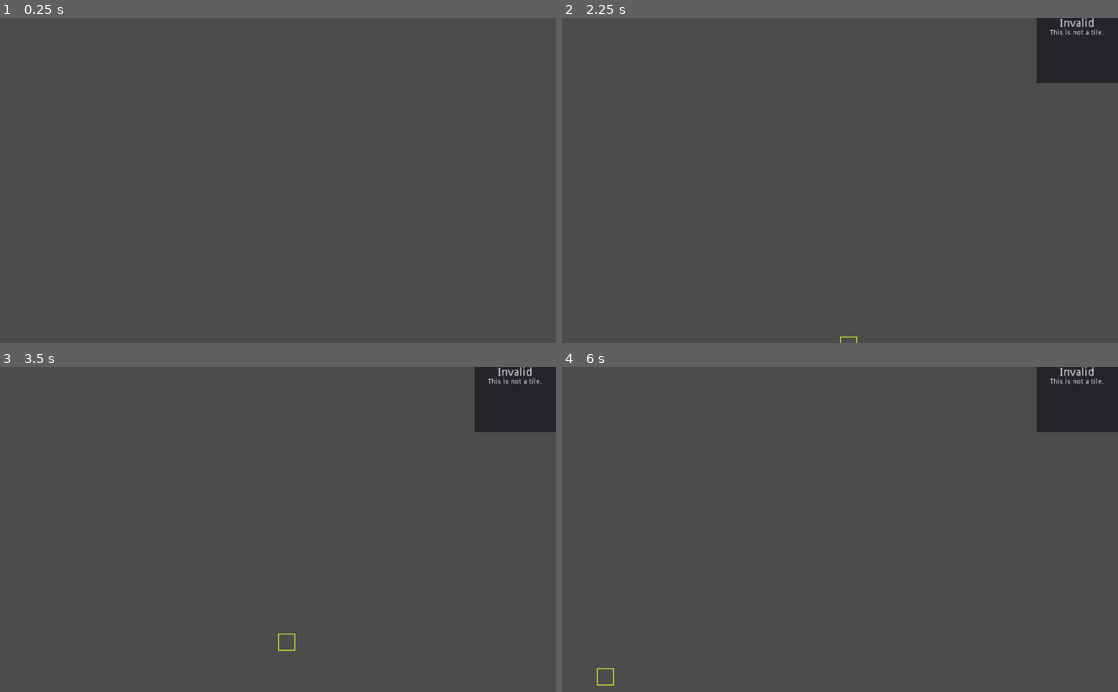
Above: before the commit, frames 1-4 (two rows, left to right).
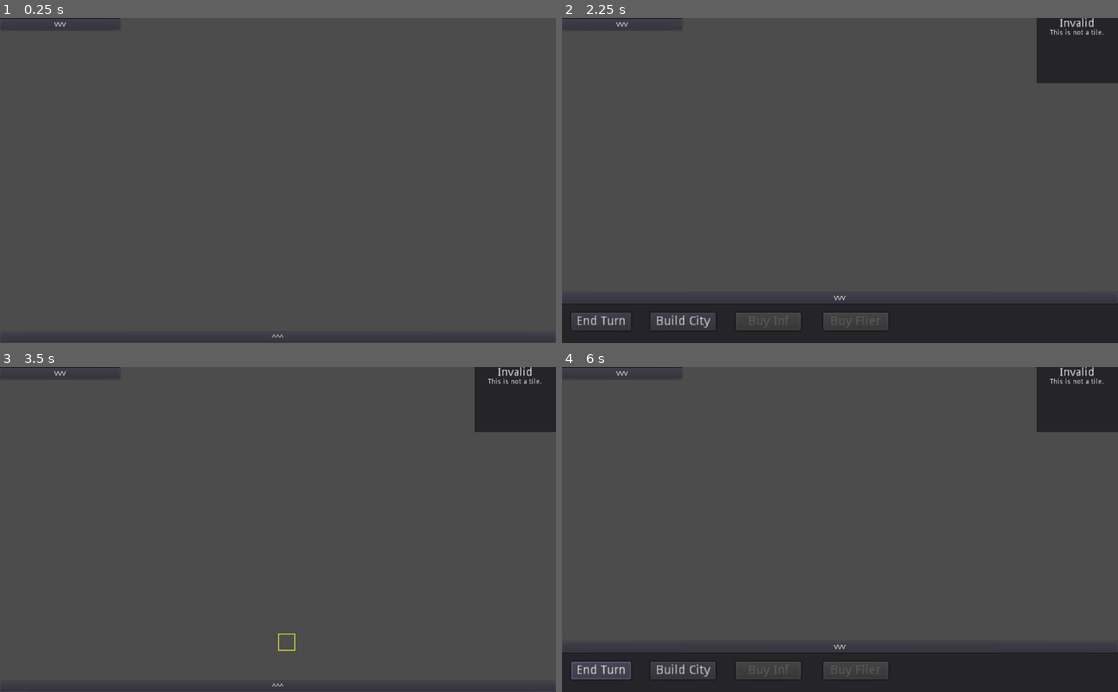
Above: after the commit, the same moments.

Repository: Nore5515/literate-barnacle
Game: Godot game, scene res://Scenes/Main.tscn
Same seed, same stepped clock (60 frames per second), same inputs: the game is played once before the commit and once after it.
Inputs (mouse positions are in pixels of both pictures, inside the frame that each line leads up to):
- Up to frame 1 (0.25 s): no input
- Up to frame 2 (2.25 s): click (623, 24) at 0.5 s, where only the run after the commit has a clickable "vvv"; click (623, 89) at 1.25 s, where only the run after the commit has a clickable "^^^"; click (840, 336) at 2 s, where only the run after the commit has a clickable "^^^"
- Up to frame 3 (3.5 s): click (278, 646) at 2.75 s, where only the run after the commit has a clickable "vvv"
- Up to frame 4 (6 s): click (623, 373) at 3.5 s, where only the run after the commit has a clickable "vvv"; click (623, 438) at 4.25 s, where only the run after the commit has a clickable "^^^"; click (840, 685) at 5 s, where only the run after the commit has a clickable "^^^"; click (600, 669) at 5.75 s, where only the run after the commit has a clickable "End Turn"

The runs differ from the first frame. In frame 1, 0.4% of the frame differs, in the area x 0-100%, y 0-100%; in frame 2, 10%; in frame 3, 0.4%; in frame 4, 10%.

Commit message:
closed #3
Got city building, economy and a turn timer added. Cities are a little wonky atm, but should be functional enough.

Diff:
--- a/Scenes/CanvasLayer.gd
+++ b/Scenes/CanvasLayer.gd
@@ -1,7 +1,8 @@
 extends CanvasLayer
 
 
-
+var econPanelHidden = true
+var controlPanelHidden = false
 
 
 func updateDetails(title, desc):
@@ -9,3 +10,76 @@
 		$DetailPanel.visible = true
 	$DetailPanel/TileName.text = title
 	$DetailPanel/TileDetails.text = desc
+
+
+
+
+### ECON ###
+
+func _on_EconButton_pressed():
+	if econPanelHidden == true:
+		revealEcon()
+	else:
+		hideEcon()
+
+func revealEcon():
+	updateEconDetails()
+	econPanelHidden = false
+	$EconPanel.rect_position.y = 0
+	$EconPanel/EconButton.text = "^^^"
+
+func hideEcon():
+	econPanelHidden = true
+	$EconPanel.rect_position.y = -122
+	$EconPanel/EconButton.text = "vvv"
+
+
+func updateEconDetails():
+	var txt = ""
+	txt += "INCOME: +" + String(get_parent().income)
+	txt += "\nEXPENSES: -" + String(get_parent().expenses)
+	txt += "\nNET: " + String(get_parent().income - get_parent().expenses)
+	txt += "\n"
+	txt += "\nTREASURY: " + String(get_parent().treasury)
+	$EconPanel/EconDetails.text = txt
+
+
+
+### CONTROL ###
+
+
+func _on_ControlButton_pressed():
+	if controlPanelHidden == true:
+		revealControl()
+	else:
+		hideControl()
+
+
+func revealControl():
+	controlPanelHidden = false
+	$ControlPanel.rect_position.y = 580
+	$ControlPanel/ControlButton.text = "^^^"
+
+func hideControl():
+	controlPanelHidden = true
+	$ControlPanel.rect_position.y = 507
+	$ControlPanel/ControlButton.text = "vvv"
+
+
+func unitButtonToggle(setting):
+	if setting:
+		$ControlPanel/BuyFlierButton.disabled = false
+		$ControlPanel/BuyInfButton.disabled = false
+	else:
+		$ControlPanel/BuyFlierButton.disabled = true
+		$ControlPanel/BuyInfButton.disabled = true
+
+##############
+
+
+func _on_EndTurnButton_pressed():
+	get_parent().endTurn()
+
+
+func _on_BuildCityButton_pressed():
+	get_parent().buildCityPressed()
--- a/Scenes/Grid.gd
+++ b/Scenes/Grid.gd
@@ -2,7 +2,7 @@
 
 
 
-
+var selectedTileLoc
 
 
 
@@ -16,12 +16,50 @@
 	return get_cellv(gridLoc)
 
 
+func isCityLoc(loc):
+	if $ObjectGrid.get_cellv(loc) != -1:
+		return true
+	return false
+
+
+# GET LOC AT POS
+func getLocAtPos(pos):
+	return world_to_map(pos)
+
+
+func buildCity():
+	#print ("BUILDING CITY")
+	var highlight = get_parent().get_node("Highlight")
+	if highlight.visible:
+		#print ("yes")
+		if selectedTileLoc != null:
+			if validCityLocation(selectedTileLoc):
+				if $ObjectGrid.get_cellv(selectedTileLoc) == -1:
+					if get_parent().billTreasury(50):
+						$ObjectGrid.set_cellv(selectedTileLoc, 0)
+						get_parent().addCityByLoc(selectedTileLoc)
+
+
+func validCityLocation(loc):
+	if get_cellv(loc) == -1 || get_cellv(loc) == 1:
+		return false
+	return true
+
+
+func checkHighlightOnGrid(pos):
+	if get_cellv(world_to_map(pos)) != -1:
+		return true
+	return false
+
+
 func placeHighlightAtPos(pos):
+	#if checkHighlightOnGrid(pos):
 	var highlight = get_parent().get_node("Highlight")
 	if highlight.visible == false:
 		highlight.visible = true
 	var gridLoc = world_to_map(pos)
 	highlight.global_position = map_to_world(gridLoc)
+	selectedTileLoc = gridLoc
 
 
 func genTerrainInSquare(size):
@@ -138,11 +176,11 @@
 
 	# DOWN
 	if direction == 1:
-		print ("rolled down")
-		print ("Is ", tile, "'s y smaller than the max grid y, ", array.size()-1)
+		#print ("rolled down")
+		#sprint ("Is ", tile, "'s y smaller than the max grid y, ", array.size()-1)
 		if tile.y < array.size()-1:
 
-			print (array[tile.y+1][tile.x], " at ", tile.y+1, ",", tile.x, " becoming ", array[tile.y][tile.x])
+			#print (array[tile.y+1][tile.x], " at ", tile.y+1, ",", tile.x, " becoming ", array[tile.y][tile.x])
 
 			array[tile.y+1][tile.x] = array[tile.y][tile.x]
 		#else:
--- a/Scenes/Main.gd
+++ b/Scenes/Main.gd
@@ -2,21 +2,93 @@
 
 
 
+var income = 10
+var expenses = 0
+var treasury = 0
+
+var allStructures = []
+var cityCount = 0
+
+var mousingOverControl = false
+
+
+func getCityCount():
+	return cityCount
+
+
+func addCityByLoc(cityLoc):
+	allStructures.append({
+		"City " + String (cityCount): cityLoc
+	})
+	cityCount += 1
+	$CanvasLayer.updateEconDetails()
+
 
 func _input(event):
 	if event.is_action_pressed("click"):
-		var response = $Grid.getTileAtPos(get_global_mouse_position())
-		if response == 0:
-			$CanvasLayer.updateDetails("Plains", "Flat, ordinary. Nothing exciting.")
-		elif response == 1:
-			$CanvasLayer.updateDetails("Water", "Impassable by non-fliers. Wet.")
-		elif response == 2:
-			$CanvasLayer.updateDetails("Woods", "Slowing to non-fliers. Woody.")
-		else:
-			$CanvasLayer.updateDetails("Invalid", "This is not a tile.")
-		$Grid.placeHighlightAtPos(get_global_mouse_position())
+		if mousingOverControl == false:
+			var response = $Grid.getTileAtPos(get_global_mouse_position())
+			if response == 0:
+				$CanvasLayer.updateDetails("Plains", "Flat, ordinary. Nothing exciting.")
+			elif response == 1:
+				$CanvasLayer.updateDetails("Water", "Impassable by non-fliers. Wet.")
+			elif response == 2:
+				$CanvasLayer.updateDetails("Woods", "Slowing to non-fliers. Woody.")
+			else:
+				$CanvasLayer.updateDetails("Invalid", "This is not a tile.")
+			$Grid.placeHighlightAtPos(get_global_mouse_position())
+
+			if isSelectingCity():
+				$CanvasLayer.unitButtonToggle(true)
+			else:
+				$CanvasLayer.unitButtonToggle(false)
+
 
 	if event.is_action_pressed("esc"):
 		$CanvasLayer/DetailPanel.visible = false
 		$Highlight.visible = false
 		$Grid.genTerrainInSquare(Vector2(10,10))
+
+
+
+func endTurn():
+	treasury += income
+	treasury -= expenses
+	updateAll()
+
+
+func updateAll():
+	$CanvasLayer.updateEconDetails()
+
+
+func buildCityPressed():
+	$Grid.buildCity()
+
+
+func billTreasury(amount):
+	if treasury >= amount:
+		treasury -= amount
+		return true
+	else:
+		return false
+
+
+func isSelectingCity():
+	var highlightLoc = $Grid.getLocAtPos($Highlight.global_position)
+	if $Grid.isCityLoc(highlightLoc):
+		return true
+	return false
+
+
+func _on_ControlPanel_mouse_entered():
+	mousingOverControl = true
+func _on_ControlPanel_mouse_exited():
+	mousingOverControl = false
+
+
+func _on_BuyInfButton_pressed():
+	pass # Replace with function body.
+
+
+func _on_BuyFlierButton_pressed():
+	pass # Replace with function body.
--- a/Scenes/Main.tscn
+++ b/Scenes/Main.tscn
@@ -8,6 +8,7 @@
 [ext_resource path="res://Scenes/Main.gd" type="Script" id=6]
 [ext_resource path="res://Scenes/CanvasLayer.gd" type="Script" id=7]
 [ext_resource path="res://Assets/Highlight.png" type="Texture" id=8]
+[ext_resource path="res://Assets/city.png" type="Texture" id=9]
 
 [sub_resource type="TileSet" id=1]
 0/name = "plains.png 0"
@@ -53,6 +54,22 @@
 2/shapes = [  ]
 2/z_index = 0
 
+[sub_resource type="TileSet" id=2]
+0/name = "city.png 0"
+0/texture = ExtResource( 9 )
+0/tex_offset = Vector2( 0, 0 )
+0/modulate = Color( 1, 1, 1, 1 )
+0/region = Rect2( 0, 0, 32, 32 )
+0/tile_mode = 0
+0/occluder_offset = Vector2( 0, 0 )
+0/navigation_offset = Vector2( 0, 0 )
+0/shape_offset = Vector2( 0, 0 )
+0/shape_transform = Transform2D( 1, 0, 0, 1, 0, 0 )
+0/shape_one_way = false
+0/shape_one_way_margin = 0.0
+0/shapes = [  ]
+0/z_index = 0
+
 [node name="Main" type="Node2D"]
 script = ExtResource( 6 )
 
@@ -62,6 +79,12 @@
 cell_custom_transform = Transform2D( 32, 0, 0, 32, 0, 0 )
 format = 1
 script = ExtResource( 1 )
+
+[node name="ObjectGrid" type="TileMap" parent="Grid"]
+tile_set = SubResource( 2 )
+cell_size = Vector2( 32, 32 )
+cell_custom_transform = Transform2D( 32, 0, 0, 32, 0, 0 )
+format = 1
 
 [node name="MainCam" type="Camera2D" parent="."]
 current = true
@@ -98,8 +121,111 @@
 align = 1
 autowrap = true
 
+[node name="EconPanel" type="Panel" parent="CanvasLayer"]
+margin_top = -122.0
+margin_right = 221.0
+margin_bottom = 22.0
+__meta__ = {
+"_edit_use_anchors_": false
+}
+
+[node name="EconButton" type="Button" parent="CanvasLayer/EconPanel"]
+anchor_top = 1.0
+anchor_right = 1.0
+anchor_bottom = 1.0
+margin_top = -20.0
+focus_mode = 0
+enabled_focus_mode = 0
+text = "vvv"
+
+[node name="EconDetails" type="Label" parent="CanvasLayer/EconPanel"]
+margin_right = 180.0
+margin_bottom = 14.0
+rect_scale = Vector2( 1.23592, 1.23592 )
+text = "INCOME: +200
+EXPENSES: -177
+NET: +23
+
+TREASURY: 100
+"
+__meta__ = {
+"_edit_use_anchors_": false
+}
+
+[node name="ControlPanel" type="Panel" parent="CanvasLayer"]
+anchor_top = 1.0
+anchor_right = 1.0
+anchor_bottom = 1.0
+margin_top = -20.0
+margin_bottom = 72.9999
+__meta__ = {
+"_edit_use_anchors_": false
+}
+
+[node name="ControlButton" type="Button" parent="CanvasLayer/ControlPanel"]
+anchor_right = 1.0
+margin_bottom = 20.0
+focus_mode = 0
+enabled_focus_mode = 0
+text = "^^^"
+
+[node name="EndTurnButton" type="Button" parent="CanvasLayer/ControlPanel"]
+margin_left = 16.6206
+margin_top = 36.5651
+margin_right = 83.6206
+margin_bottom = 56.5651
+rect_scale = Vector2( 1.64424, 1.64424 )
+text = "End Turn"
+__meta__ = {
+"_edit_use_anchors_": false
+}
+
+[node name="BuildCityButton" type="Button" parent="CanvasLayer/ControlPanel"]
+margin_left = 162.921
+margin_top = 36.5651
+margin_right = 235.921
+margin_bottom = 56.5651
+rect_scale = Vector2( 1.64424, 1.64424 )
+mouse_filter = 1
+text = "Build City"
+__meta__ = {
+"_edit_use_anchors_": false
+}
+
+[node name="BuyInfButton" type="Button" parent="CanvasLayer/ControlPanel"]
+margin_left = 319.671
+margin_top = 36.5651
+margin_right = 392.671
+margin_bottom = 56.5651
+rect_scale = Vector2( 1.64424, 1.64424 )
+mouse_filter = 1
+text = "Buy Inf"
+__meta__ = {
+"_edit_use_anchors_": false
+}
+
+[node name="BuyFlierButton" type="Button" parent="CanvasLayer/ControlPanel"]
+margin_left = 481.171
+margin_top = 36.5651
+margin_right = 554.171
+margin_bottom = 56.5651
+rect_scale = Vector2( 1.64424, 1.64424 )
+mouse_filter = 1
+text = "Buy Flier"
+__meta__ = {
+"_edit_use_anchors_": false
+}
+
 [node name="Highlight" type="Sprite" parent="."]
 visible = false
 position = Vector2( 336.103, 107.685 )
 texture = ExtResource( 8 )
 centered = false
+[connection signal="pressed" from="CanvasLayer/EconPanel/EconButton" to="CanvasLayer" method="_on_EconButton_pressed"]
+[connection signal="mouse_entered" from="CanvasLayer/ControlPanel" to="." method="_on_ControlPanel_mouse_entered"]
+[connection signal="mouse_exited" from="CanvasLayer/ControlPanel" to="." method="_on_ControlPanel_mouse_exited"]
+[connection signal="pressed" from="CanvasLayer/ControlPanel/ControlButton" to="CanvasLayer" method="_on_ControlButton_pressed"]
+[connection signal="pressed" from="CanvasLayer/ControlPanel/EndTurnButton" to="CanvasLayer" method="_on_EndTurnButton_pressed"]
+[connection signal="pressed" from="CanvasLayer/ControlPanel/BuildCityButton" to="CanvasLayer" method="_on_BuildCityButton_pressed"]
+[connection signal="pressed" from="CanvasLayer/ControlPanel/BuyInfButton" to="." method="_on_BuyInfButton_pressed"]
+[connection signal="pressed" from="CanvasLayer/ControlPanel/BuyFlierButton" to="." method="_on_BuyFlierButton_pressed"]
Binary file added: Assets/city.png
Not shown, added: Assets/city.png.import
Not shown: 1 places in Scenes/Main.tscn that only renumber resources
